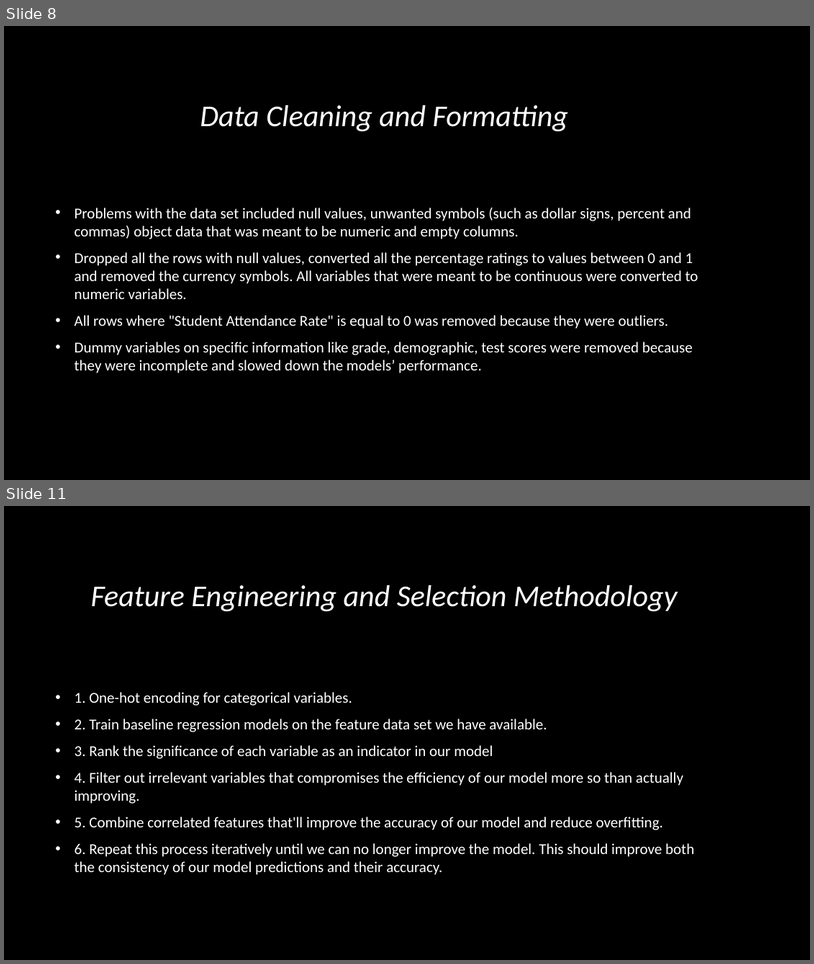
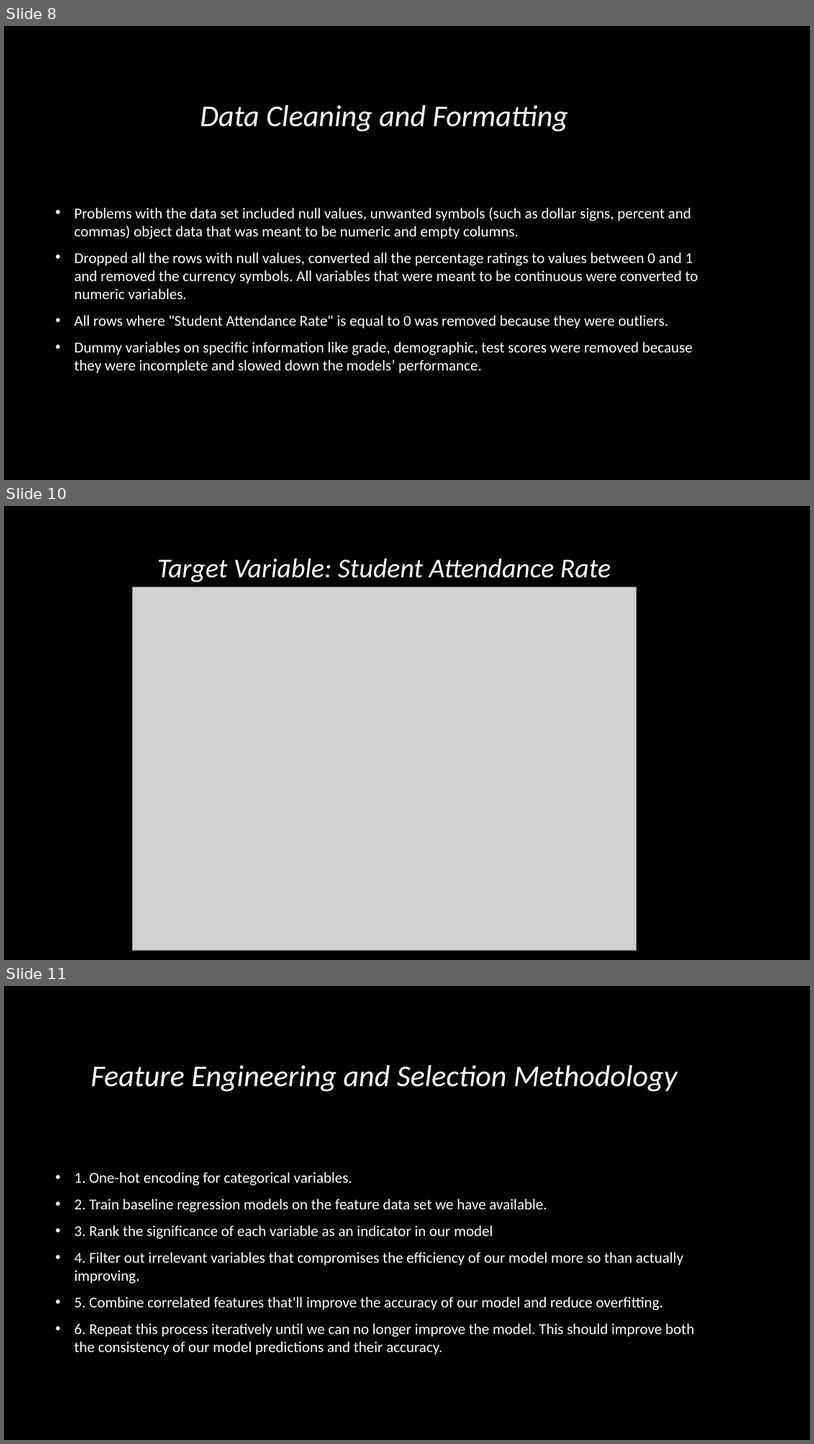
Before and after one commit to ayan1995/Thinkful, a slide deck: Bootcamp/Unit 3 Deeper into Supervised Learning/Supervised Learning Capstone/data-science-for-good/PASSNYC Capstone Predicting Attendance .pptx. Shown one above the other, each under a label of ours: slides 8 and 11 before the commit, slides 8, 10 and 11 after it; the slides between them are not shown. The pictures are 814x964 and 814x1444 pixels, drawn with LibreOffice and Linux fonts; fonts in the diff are those of the drawing; grey boxes stand for pictures; background and template pictures are left out. Boxes give left, top, right and bottom in pixels: in the first picture for what was removed or moved away, otherwise in the second. Text is boxed around its words. In the diff, an @@ line names an element or a change of style, - is before the commit and + after.

```diff
--- a/Bootcamp/Unit 3 Deeper into Supervised Learning/Supervised Learning Capstone/data-science-for-good/PASSNYC Capstone Predicting Attendance .pptx
+++ b/Bootcamp/Unit 3 Deeper into Supervised Learning/Supervised Learning Capstone/data-science-for-good/PASSNYC Capstone Predicting Attendance .pptx
@@ slide 10 added at <box>4,506,810,960</box>, background picture (left out) @@
@@ title added at <box>157,558,611,582</box>, 32.4 pt, text #FFFFFF, italic @@
+Target Variable: Student Attendance Rate
@@ picture added at <box>132,587,636,950</box> @@
```
Also in this commit, not shown: 6 slides changed, 1 other slide added, 8 slides removed, 2 other files.
